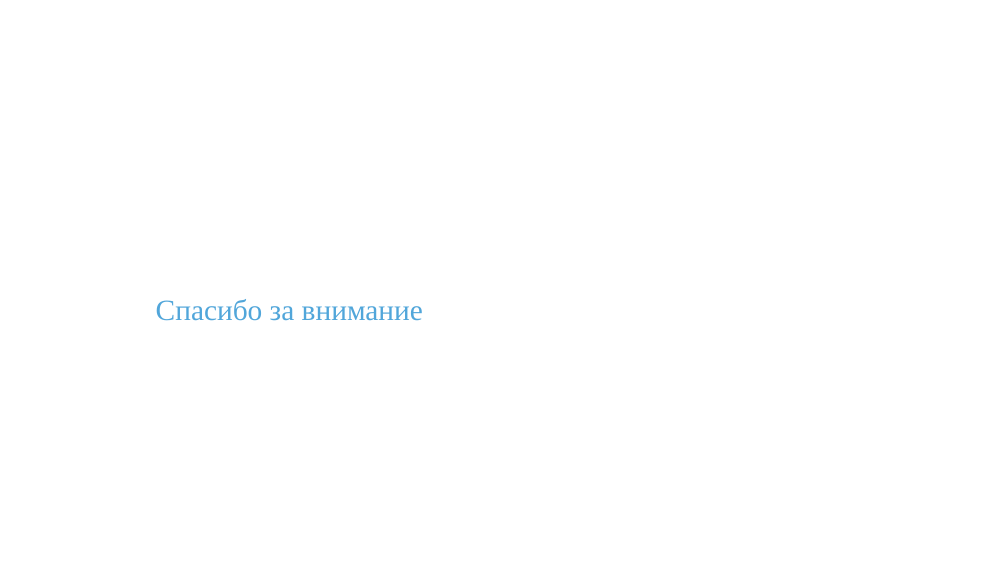
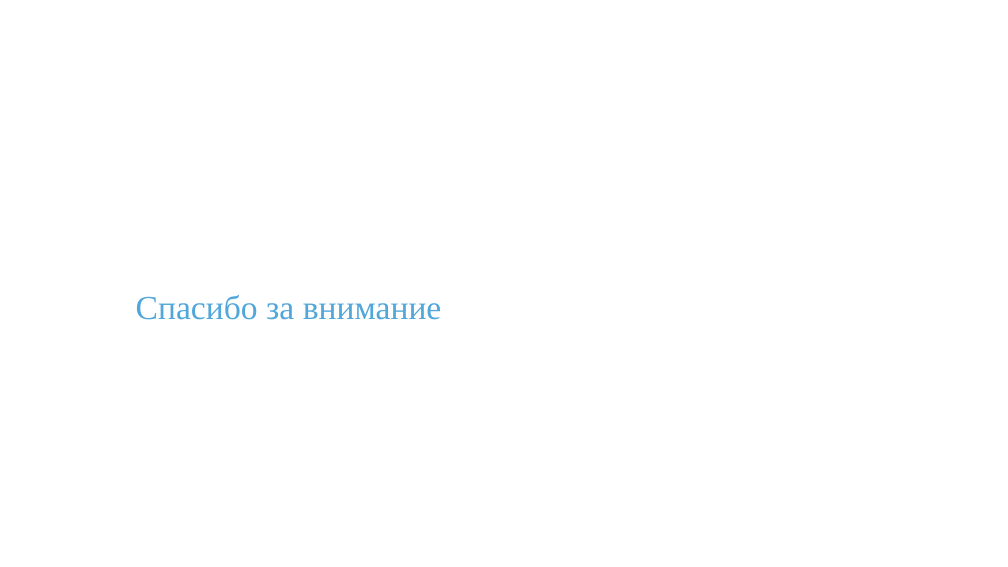
Before and after one commit to Exorser/DYZ-STORE, a slide deck: slide 13 of Postavki (1).pptx (slide 10 before the commit). Drawn at 1008x567 pixels with LibreOffice and Linux fonts; fonts in the diff are those of the drawing; background and template pictures are left out. Boxes give left, top, right and bottom in pixels: in the first picture for what was removed or moved away, otherwise in the second. Text is boxed around its words. In the diff, an @@ line names an element or a change of style, - is before the commit and + after.

```diff
--- a/Postavki (1).pptx
+++ b/Postavki (1).pptx
@@ title "Спасибо за внимание" at [136,295,442,320]: size 28 to 32 pt @@
```
Also in this commit, not shown: 8 other slides changed, 3 slides added.
